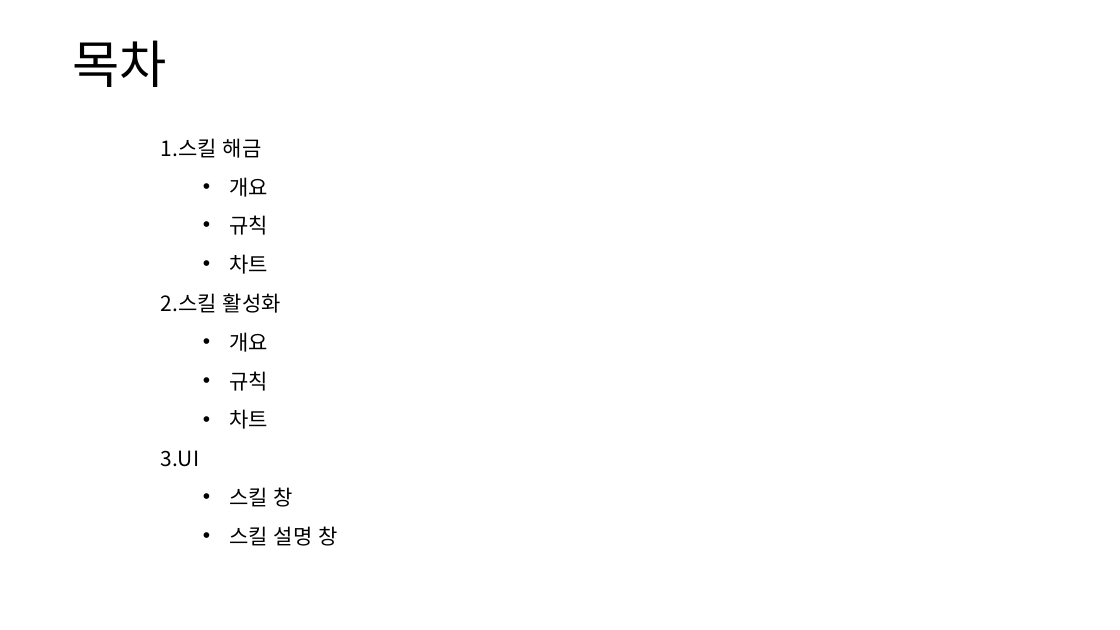
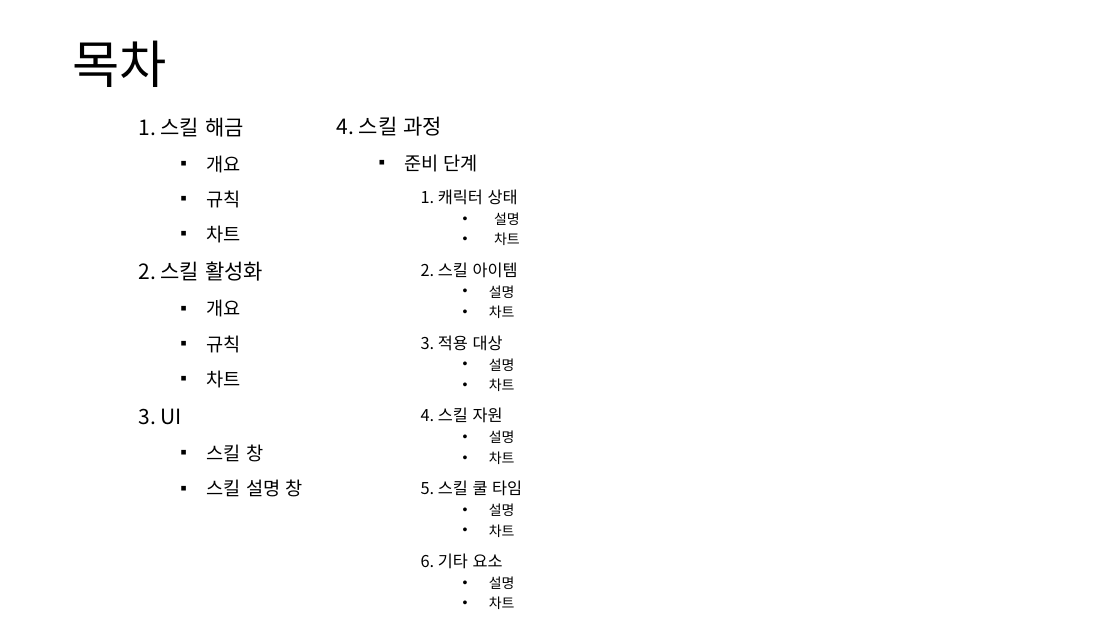
Before and after one commit to yjk0401/unityenginebasic_9th, a slide deck: slide 2 of 기획/방랑엽사전/스킬 시스템 기획서.pptx. Drawn at 1120x630 pixels with LibreOffice and Linux fonts; fonts in the diff are those of the drawing. Boxes give left, top, right and bottom in pixels: in the first picture for what was removed or moved away, otherwise in the second. Text is boxed around its words. In the diff, an @@ line names an element or a change of style, - is before the commit and + after.

```diff
--- a/기획/방랑엽사전/스킬 시스템 기획서.pptx
+++ b/기획/방랑엽사전/스킬 시스템 기획서.pptx
@@ table at bbox=[130, 107, 329, 501] @@
-row 1, column 1: 1.스킬 해금
+row 1, column 1: 1. 스킬 해금
-row 5, column 1: 2.스킬 활성화
+row 5, column 1: 2. 스킬 활성화
-row 9, column 1: 3.UI
+row 9, column 1: 3. UI
@@ size 18 to 16 pt in "개요", "규칙", "차트", "개요" and 4 more places @@
@@ bullet • to ▪ @@
@@ table: place and size @@
-table at bbox=[153, 128, 365, 550]
+table at bbox=[130, 107, 329, 501]
@@ table added at bbox=[329, 106, 546, 613], 8 rows, 1 columns @@
+4. 스킬 과정
+준비 단계
+1. 캐릭터 상태 / 설명 / 차트
+2. 스킬 아이템 / 설명 / 차트
+3. 적용 대상 / 설명 / 차트
+4. 스킬 자원 / 설명 / 차트
+5. 스킬 쿨 타임 / 설명 / 차트
+6. 기타 요소 / 설명 / 차트
```
Also in this commit, not shown: 1 other slide changed, 14 slides added, 11 other files.
